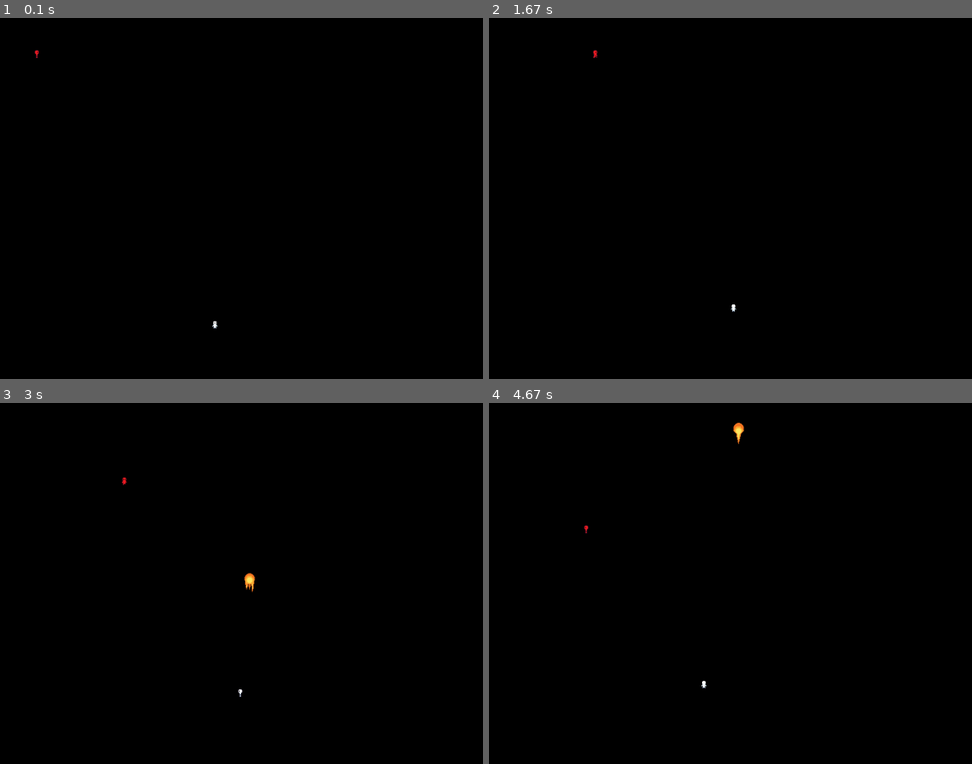
Above: before the commit, frames 1-4 (two rows, left to right).
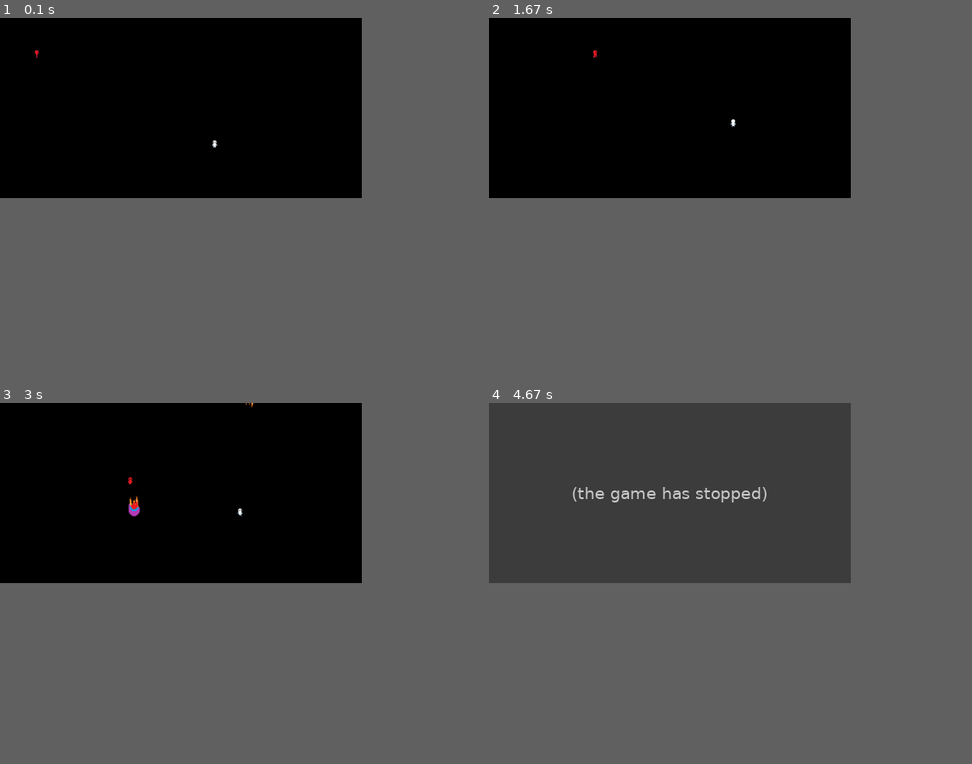
Above: after the commit, the same moments.

Repository: Dothza/rpgPyGame
Game: pygame game, started from main.py
Two runs of this game, one before a commit and one after it. Both use one fixed random seed, a clock stepped at 60 frames per second and the inputs below.
Inputs (mouse positions are in pixels of both pictures, inside the frame that each line leads up to):
- Up to frame 1 (0.1 s): no input
- Up to frame 2 (1.67 s): click (667, 108) at 0.42 s; hold D 0.67-1.13 s; hold W 1.17-1.47 s; click (672, 119) at 1.6 s
- Up to frame 3 (3 s): hold D 1.83-2.3 s; hold A 2.33-2.87 s; hold S from 2.9 s (still down)
- Up to frame 4 (4.67 s): release S at 3.2 s; hold A 3.23-3.63 s; hold W 3.67-4.03 s
In our replay, the window is 562x421 before the commit and 421x210 after it. These sizes can differ from the game's own. Grey fills any space a smaller window leaves; there, only what the larger window draws over its background counts as a difference.

The runs differ from the first frame. In frame 1, less than 0.1% of the frame differs, in the area x 7-46%, y 9-86%; in frame 2, less than 0.1%; in frame 3, 0.3%; in frame 4, 37%, in the area x 0-75%, y 0-80%.
After the commit the program exited at 4.57 s; later frames show no game.

Commit message:
Resize added; HP added

Diff:
--- a/data/characters.py
+++ b/data/characters.py
@@ -1,6 +1,5 @@
 import pygame
 import os
-from data.load_image import load_image
 
 clock = pygame.time.Clock()
 pygame.mixer.init()
@@ -12,6 +11,7 @@
     def __init__(self, image, pos_x, pos_y, *groups):
         super().__init__(*groups)
         self.frames = []
+        self.hp = 100
         self.speed = 7
         self.cut(image, 4, 4)
         self.dir = 0
@@ -111,7 +111,7 @@
     def __init__(self, image, pos_x, pos_y, *groups):
         super().__init__(*groups)
         self.frames = []
-        self.speed = 4
+        self.hp = 75
         self.cut(image, 4, 4)
         self.dir = 0
         self.cur_frame = 0
@@ -133,55 +133,48 @@
     def update(self, c_pos_x, c_pos_y, detection):
         if not detection or self.rect.x >= 700:
             if self.rect.x > 200 and self.rect.y > 200:
-                self.rect.x -= 5
-                self.rect.y -= 5
+                self.rect.x -= self.speed
+                self.rect.y -= self.speed
             elif self.rect.x > 200 > self.rect.y:
-                self.rect.x -= 5
-                self.rect.y += 5
+                self.rect.x -= self.speed
+                self.rect.y += self.speed
             elif self.rect.x < 200 < self.rect.y:
-                self.rect.x -= 5
-                self.rect.y += 5
+                self.rect.x -= self.speed
+                self.rect.y += self.speed
             else:
                 if self.rect.x != 200 and self.rect.y == 50:
-                    self.rect.x += 5
+                    self.rect.x += self.speed
                     self.dir = 2
-                    self.cur_frame = (self.cur_frame + 1) % len(self.frames[self.dir])
                 elif self.rect.x == 200 and self.rect.y != 200:
-                    self.rect.y += 5
+                    self.rect.y += self.speed
                     self.dir = 0
-                    self.cur_frame = (self.cur_frame + 1) % len(self.frames[self.dir])
                 elif self.rect.x != 0 and self.rect.y == 200:
-                    self.rect.x -= 5
+                    self.rect.x -= self.speed
                     self.dir = 1
-                    self.cur_frame = (self.cur_frame + 1) % len(self.frames[self.dir])
                 elif self.rect.x == 0 and self.rect.y != 0:
-                    self.rect.y -= 5
+                    self.rect.y -= self.speed
                     self.dir = 3
-                    self.cur_frame = (self.cur_frame + 1) % len(self.frames[self.dir])
         else:
             if self.rect.x <= 700:
                 if self.rect.x < c_pos_x:
-                    self.rect.x += 5
+                    self.rect.x += self.speed
                     self.dir = 2
-                    self.cur_frame = (self.cur_frame + 1) % len(self.frames[self.dir])
                 if self.rect.y < c_pos_y:
-                    self.rect.y += 5
+                    self.rect.y += self.speed
                     self.dir = 0
-                    self.cur_frame = (self.cur_frame + 1) % len(self.frames[self.dir])
                 if self.rect.y > c_pos_y:
-                    self.rect.y -= 5
+                    self.rect.y -= self.speed
                     self.dir = 3
-                    self.cur_frame = (self.cur_frame + 1) % len(self.frames[self.dir])
                 if self.rect.x > c_pos_x:
-                    self.rect.x -= 5
+                    self.rect.x -= self.speed
                     self.dir = 1
-                    self.cur_frame = (self.cur_frame + 1) % len(self.frames[self.dir])
-
+
+        self.cur_frame = (self.cur_frame + 1) % len(self.frames[self.dir])
         self.image = self.frames[self.dir][self.cur_frame]
         clock.tick(30)
 
 
-class Enemy_Fireball(pygame.sprite.Sprite):
+class EnemyFireball(pygame.sprite.Sprite):
     def __init__(self, image, pos_x, pos_y, direct, *groups):
         super().__init__(*groups)
         fireball_sound.play()
--- /dev/null
+++ b/data/game_over.py
@@ -0,0 +1,18 @@
+import pygame
+from data.load_image import load_image
+
+
+class End(pygame.sprite.Sprite):
+    def __init__(self, *group):
+        super().__init__(*group)
+        self.image = load_image("gameover.png")
+        self.speed = 200
+        self.x = -600
+        self.y = 0
+
+    def render(self, screen):
+        screen.blit(self.image, (self.x, self.y))
+
+    def move(self):
+        if self.x < 0:
+            self.x += self.speed
--- a/main.py
+++ b/main.py
@@ -1,32 +1,35 @@
 import pygame
-import sys
+import sys, random
 from data.load_image import load_image
-from data.characters import Character, Enemy_Fireball
-from data.characters import Fireball
-from data.characters import Enemy
-import random
+from data.characters import Character, EnemyFireball, Fireball, Enemy
+from data.game_over import End
 
-SIZE_WINDOW = (800, 600)
+WIDTH, HEIGHT = (600, 300)
+FPS = 30
+TICK = pygame.USEREVENT + 1
+
 all_sprites = pygame.sprite.Group()
+enemies = pygame.sprite.Group()
 fireballs = pygame.sprite.Group()
+enemy_fireballs = pygame.sprite.Group()
+
+font = pygame.font.Font(None, 36)
 
 clock = pygame.time.Clock()
-char = Character(load_image("char.png"), 350, 500, all_sprites)
-enemy = Enemy(load_image("enemy.png"), 50, 50, all_sprites)
+char = Character(load_image("char.png"), 350, 200, all_sprites)
+enemy = Enemy(load_image("enemy.png"), 50, 50, all_sprites, enemies)
 
 
 def is_detected(cord_x, cord_y, char_cord_x, char_cord_y):
     if cord_x >= 700:
-        detection = False
-        return detection
+        return False
     else:
         x_border1 = cord_x - 200
         x_border2 = cord_x + 200
         y_border_1 = cord_y - 200
         y_border_2 = cord_y + 200
         if x_border1 <= char_cord_x <= x_border2 and y_border_1 <= char_cord_y <= y_border_2:
-            detection = True
-            return detection
+            return True
 
 
 def terminate():
@@ -35,26 +38,59 @@
 
 
 def main():
-    screen = pygame.display.set_mode(SIZE_WINDOW)
+    kills = 0
+    end = None
+    virtual_screen = pygame.Surface((WIDTH, HEIGHT))
+    screen = pygame.display.set_mode((WIDTH, HEIGHT), pygame.RESIZABLE)
+    cur_size = screen.get_size()
     while True:
         for event in pygame.event.get():
             if event.type == pygame.QUIT:
                 terminate()
-            elif event.type == pygame.MOUSEBUTTONDOWN and event.button == 1:
+            elif event.type == pygame.MOUSEBUTTONDOWN and event.button == 1 and char.hp >= 0:
                 Fireball(load_image("fireball.png"), char.rect.x,
                          char.rect.y, char.dir, all_sprites, fireballs)
+            elif event.type == pygame.VIDEORESIZE:
+                cur_size = event.size
+            elif event.type == TICK:
+                end.move()
 
+        for i in enemies:
+            i.update(char.rect.x, char.rect.y, is_detected(enemy.rect.x, enemy.rect.y, char.rect.x, char.rect.y))
+        if is_detected(enemy.rect.x, enemy.rect.y, char.rect.x, char.rect.y) and random.randrange(
+                5) == random.randrange(5) and not end:
+            EnemyFireball(load_image("fireball_enemy.png"), enemy.rect.x, enemy.rect.y, enemy.dir, all_sprites,
+                          enemy_fireballs)
+        if pygame.sprite.spritecollideany(char, enemy_fireballs):
+            char.hp -= 15
+        if pygame.sprite.spritecollideany(enemy, fireballs):
+            enemy.hp -= 25
+        for i in all_sprites:
+            try:
+                if i.hp <= 0 and isinstance(i, Enemy):
+                    i.kill()
+                    kills += 1
+                elif i.hp <= 0 and isinstance(i, Character):
+                    for j in all_sprites:
+                        j.kill()
+                    end = End()
+                    pygame.time.set_timer(TICK, 100)
+            except AttributeError:
+                pass
+        enemy_fireballs.update()
+        fireballs.update()
         char.update()
-        enemy.update(char.rect.x, char.rect.y, is_detected(enemy.rect.x, enemy.rect.y, char.rect.x, char.rect.y))
-        if is_detected(enemy.rect.x, enemy.rect.y, char.rect.x, char.rect.y) and random.randint(1, 4) == 3:
-            Enemy_Fireball(load_image("fireball_enemy.png"), enemy.rect.x, enemy.rect.y, enemy.dir, all_sprites,
-                           fireballs)
-            clock.tick()
-        fireballs.update()
-        screen.fill((0, 0, 0))
-        all_sprites.draw(screen)
+        virtual_screen.fill((0, 0, 0))
+        all_sprites.draw(virtual_screen)
+        if isinstance(end, End):
+            end.render(virtual_screen)
+            if end.x == 0:
+                text = font.render(f"Убийства: {kills}", 1, (180, 0, 0))
+                virtual_screen.blit(text, (WIDTH // 2, HEIGHT // 2))
+        scaled_screen = pygame.transform.scale(virtual_screen, cur_size)
+        screen.blit(scaled_screen, (0, 0))
         pygame.display.flip()
-        clock.tick(30)
+        clock.tick(FPS)
 
 
 if __name__ == "__main__":
Empty file added: data/load_map.py
Not shown, changed: .gitignore
